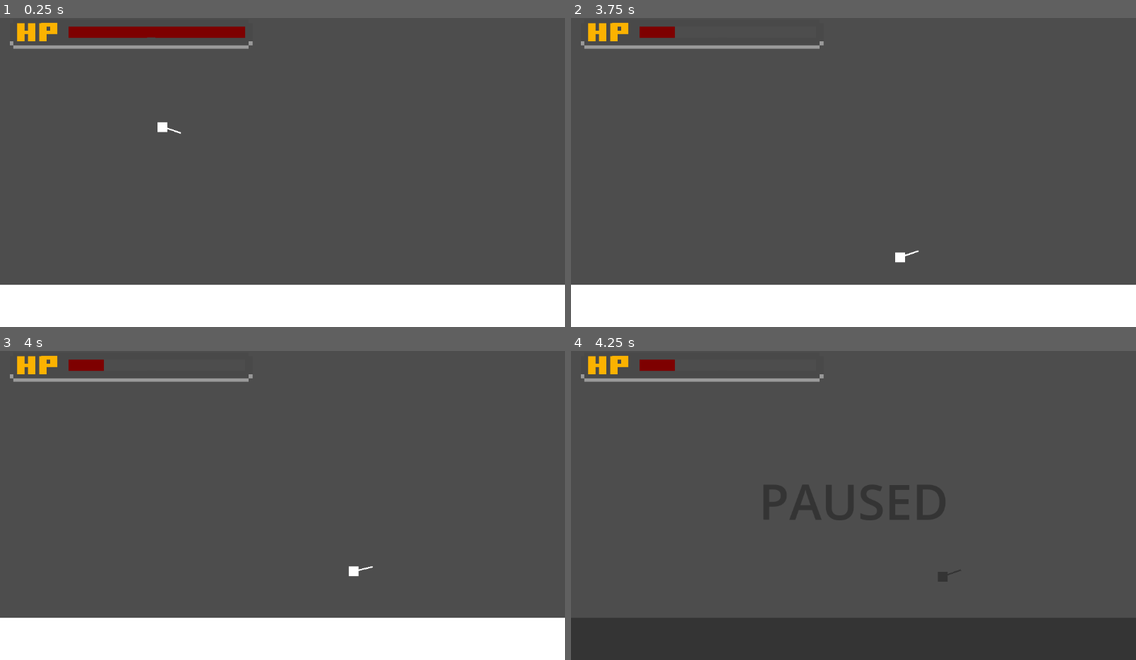
Above: before the commit, frames 1-4 (two rows, left to right).
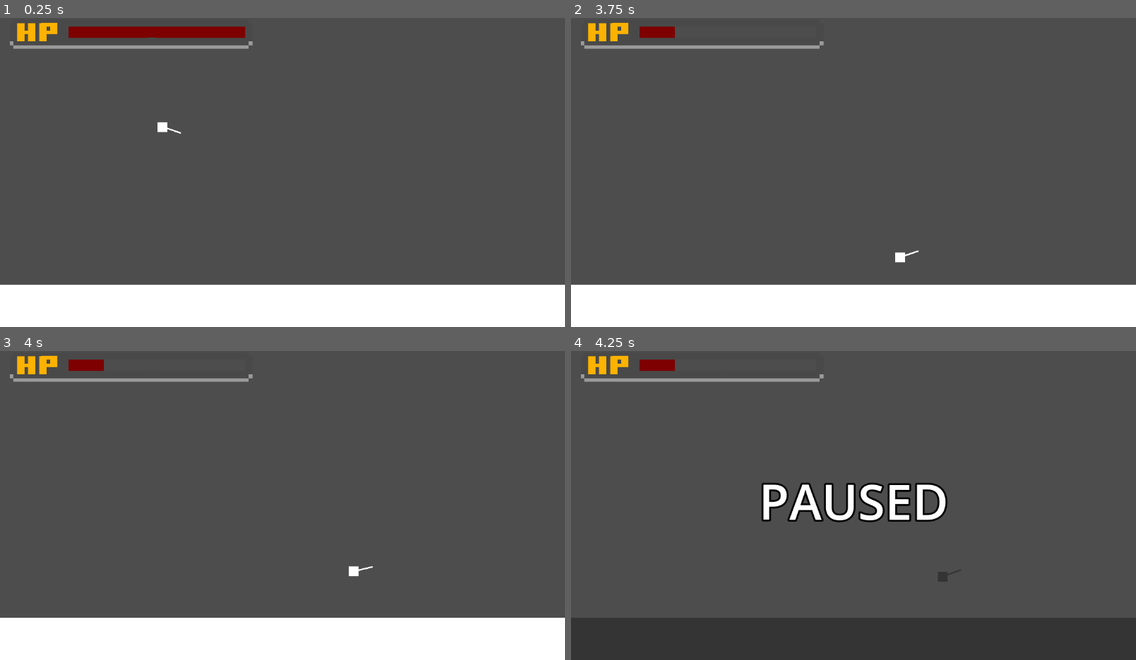
Above: after the commit, the same moments.

Repository: Audxius/Blaze-runner
Game: Godot game, scene res://Scenes/Level1.tscn
The game is run twice, just before and just after one commit, with the same random seed, the same clock (stepped at 60 frames per second) and the same inputs.
Inputs (mouse positions are in pixels of both pictures, inside the frame that each line leads up to):
- Up to frame 1 (0.25 s): no input
- Up to frame 2 (3.75 s): tap Enter (enter) at 0.5, 0.6, 2.75, 3.6 s; move the mouse to (977, 150) at 0.52 s; hold D 0.53-2.03 s; tap Space at 1.25 s; move the mouse to (740, 184) at 1.27 s; click (740, 184) at 1.35 s; move the mouse to (910, 98) at 2.02 s; hold A 2.03-2.78 s; hold G 2.03-2.78 s; move the mouse to (825, 231) at 2.77 s; hold D from 2.78 s (still down); tap H at 2.85 s; move the mouse to (1023, 215) at 3.52 s
- Up to frame 3 (4 s): keep holding D
- Up to frame 4 (4.25 s): keep holding D; tap P (pause) at 4.15 s

Frames 1-3 are identical in both runs. In frame 4, 2.5% of the frame differs, in the area x 33-67%, y 42-56%.

Commit message:
added level select visuals

Diff:
--- a/Scenes/LevelSelectScreen/LevelSelectButton.gd
+++ b/Scenes/LevelSelectScreen/LevelSelectButton.gd
@@ -1,4 +1,4 @@
-extends Button
+extends TextureButton
 
 @export var levelPath: NodePath
 
--- a/Scenes/LevelSelectScreen/LevelSelectButton.tscn
+++ b/Scenes/LevelSelectScreen/LevelSelectButton.tscn
@@ -2,11 +2,9 @@
 
 [ext_resource type="Script" path="res://Scenes/LevelSelectScreen/LevelSelectButton.gd" id="1_q52yh"]
 
-[node name="LevelSelectButton" type="Button"]
-custom_minimum_size = Vector2(100, 100)
-offset_right = 124.0
-offset_bottom = 63.0
-text = "Level"
+[node name="TextureButton" type="TextureButton"]
+offset_right = 40.0
+offset_bottom = 40.0
 script = ExtResource("1_q52yh")
 
 [connection signal="pressed" from="." to="." method="_on_pressed"]
--- a/Scenes/LevelSelectScreen/LevelSelectScene.tscn
+++ b/Scenes/LevelSelectScreen/LevelSelectScene.tscn
@@ -1,6 +1,23 @@
-[gd_scene load_steps=2 format=3 uid="uid://dpo75klo2nn18"]
+[gd_scene load_steps=19 format=3 uid="uid://dpo75klo2nn18"]
 
+[ext_resource type="Texture2D" uid="uid://cacmncrfidhoo" path="res://Scenes/LevelSelectScreen/background_su_tekstu.png" id="1_f64i5"]
 [ext_resource type="PackedScene" uid="uid://ci56xvd5f72us" path="res://Scenes/LevelSelectScreen/LevelSelectButton.tscn" id="1_i7pu7"]
+[ext_resource type="Texture2D" uid="uid://cw4kgg8jtenti" path="res://Scenes/LevelSelectScreen/Buttons/uno.png" id="3_rq74y"]
+[ext_resource type="Texture2D" uid="uid://bt8qmnb55c5cg" path="res://Scenes/LevelSelectScreen/Buttons/unoLight.png" id="4_cevpk"]
+[ext_resource type="Texture2D" uid="uid://dqojko2ofbq5b" path="res://Scenes/LevelSelectScreen/Buttons/unoDark.png" id="5_7ef0f"]
+[ext_resource type="Texture2D" uid="uid://0d2e74qhqqx5" path="res://Scenes/LevelSelectScreen/Buttons/dos.png" id="6_ybq87"]
+[ext_resource type="Texture2D" uid="uid://vs4ylv2uwbes" path="res://Scenes/LevelSelectScreen/Buttons/dosDark.png" id="7_2ret7"]
+[ext_resource type="Texture2D" uid="uid://c2i2gj2y0aolv" path="res://Scenes/LevelSelectScreen/Buttons/dosLight.png" id="7_tlau5"]
+[ext_resource type="AudioStream" uid="uid://d0n72p76mguin" path="res://Scenes/LevelSelectScreen/Level_select_Audio.wav" id="8_dedep"]
+[ext_resource type="Texture2D" uid="uid://c56ggoa2ctms6" path="res://Scenes/LevelSelectScreen/Buttons/tres.png" id="9_xw7ar"]
+[ext_resource type="Texture2D" uid="uid://hhsvg4twuqwg" path="res://Scenes/LevelSelectScreen/Buttons/tresDark.png" id="10_kam5r"]
+[ext_resource type="Texture2D" uid="uid://bq7vidmgn2v5o" path="res://Scenes/LevelSelectScreen/Buttons/quatro.png" id="10_q83dp"]
+[ext_resource type="Texture2D" uid="uid://coe2rtfbmthle" path="res://Scenes/LevelSelectScreen/Buttons/tresLight.png" id="10_son5n"]
+[ext_resource type="Texture2D" uid="uid://um06fbhyecoa" path="res://Scenes/LevelSelectScreen/Buttons/quatroDark.png" id="11_1x20q"]
+[ext_resource type="Texture2D" uid="uid://cfvcq1ewofftc" path="res://Scenes/LevelSelectScreen/Buttons/cinco.png" id="12_4gyvh"]
+[ext_resource type="Texture2D" uid="uid://ca64ly6lvbrfv" path="res://Scenes/LevelSelectScreen/Buttons/cincoDark.png" id="13_dshua"]
+[ext_resource type="Texture2D" uid="uid://cs7jdqq6gf3jo" path="res://Scenes/LevelSelectScreen/Buttons/quatroLight.png" id="13_ltwlh"]
+[ext_resource type="Texture2D" uid="uid://fe34c2gks3k0" path="res://Scenes/LevelSelectScreen/Buttons/cincoLight.png" id="16_4dglv"]
 
 [node name="LevelSelectScene" type="Control"]
 layout_mode = 3
@@ -10,15 +27,14 @@
 grow_horizontal = 2
 grow_vertical = 2
 
-[node name="ColorRect" type="ColorRect" parent="."]
-custom_minimum_size = Vector2(100, 200)
+[node name="TextureRect" type="TextureRect" parent="."]
 layout_mode = 1
 anchors_preset = 15
 anchor_right = 1.0
 anchor_bottom = 1.0
 grow_horizontal = 2
 grow_vertical = 2
-color = Color(0.00793485, 0.284178, 0.188802, 1)
+texture = ExtResource("1_f64i5")
 
 [node name="MarginContainer" type="MarginContainer" parent="."]
 layout_mode = 1
@@ -42,27 +58,46 @@
 theme_override_constants/h_separation = 50
 columns = 5
 
-[node name="LevelSelectButton" parent="MarginContainer/HBoxContainer/GridContainer" instance=ExtResource("1_i7pu7")]
+[node name="LevelSelectButton1" parent="MarginContainer/HBoxContainer/GridContainer" instance=ExtResource("1_i7pu7")]
 layout_mode = 2
-text = "Level 1"
+texture_normal = ExtResource("3_rq74y")
+texture_hover = ExtResource("4_cevpk")
+texture_disabled = ExtResource("5_7ef0f")
 levelPath = NodePath("res://Scenes/Level1.tscn")
 
 [node name="LevelSelectButton2" parent="MarginContainer/HBoxContainer/GridContainer" instance=ExtResource("1_i7pu7")]
 layout_mode = 2
-text = "Level 2"
+disabled = true
+texture_normal = ExtResource("6_ybq87")
+texture_hover = ExtResource("7_tlau5")
+texture_disabled = ExtResource("7_2ret7")
 levelPath = NodePath("res://Scenes/Levels/Level2.tscn")
 
 [node name="LevelSelectButton3" parent="MarginContainer/HBoxContainer/GridContainer" instance=ExtResource("1_i7pu7")]
 layout_mode = 2
-text = "Level 3"
+disabled = true
+texture_normal = ExtResource("9_xw7ar")
+texture_hover = ExtResource("10_son5n")
+texture_disabled = ExtResource("10_kam5r")
 levelPath = NodePath("res://Scenes/Levels/Level3.tscn")
 
 [node name="LevelSelectButton4" parent="MarginContainer/HBoxContainer/GridContainer" instance=ExtResource("1_i7pu7")]
 layout_mode = 2
-text = "Level 4"
+disabled = true
+texture_normal = ExtResource("10_q83dp")
+texture_hover = ExtResource("13_ltwlh")
+texture_disabled = ExtResource("11_1x20q")
 levelPath = NodePath("res://Scenes/Levels/Level4.tscn")
 
 [node name="LevelSelectButton5" parent="MarginContainer/HBoxContainer/GridContainer" instance=ExtResource("1_i7pu7")]
 layout_mode = 2
-text = "Level 5"
+disabled = true
+texture_normal = ExtResource("12_4gyvh")
+texture_hover = ExtResource("16_4dglv")
+texture_disabled = ExtResource("13_dshua")
 levelPath = NodePath("res://Scenes/Levels/Level5.tscn")
+
+[node name="LevelSelectMusic" type="AudioStreamPlayer2D" parent="."]
+stream = ExtResource("8_dedep")
+volume_db = -10.0
+autoplay = true
--- a/Scenes/Levels/Level2.tscn
+++ b/Scenes/Levels/Level2.tscn
@@ -1,6 +1,7 @@
-[gd_scene load_steps=2 format=3 uid="uid://cpenw5jyp0ecj"]
+[gd_scene load_steps=3 format=3 uid="uid://cpenw5jyp0ecj"]
 
 [ext_resource type="PackedScene" uid="uid://ci56xvd5f72us" path="res://Scenes/LevelSelectScreen/LevelSelectButton.tscn" id="1_4s01j"]
+[ext_resource type="Texture2D" uid="uid://cw4kgg8jtenti" path="res://Scenes/LevelSelectScreen/Buttons/uno.png" id="2_hkhga"]
 
 [node name="Level2" type="Node2D"]
 
@@ -12,4 +13,5 @@
 text = "Level2"
 
 [node name="LevelSelectButton" parent="." instance=ExtResource("1_4s01j")]
+texture_normal = ExtResource("2_hkhga")
 levelPath = NodePath("res://Scenes/LevelSelectScreen/LevelSelectScene.tscn")
--- a/Scenes/Levels/Level3.tscn
+++ b/Scenes/Levels/Level3.tscn
@@ -1,6 +1,7 @@
-[gd_scene load_steps=2 format=3 uid="uid://dvh1sco4dfdp0"]
+[gd_scene load_steps=3 format=3 uid="uid://dvh1sco4dfdp0"]
 
 [ext_resource type="PackedScene" uid="uid://ci56xvd5f72us" path="res://Scenes/LevelSelectScreen/LevelSelectButton.tscn" id="1_7vfx0"]
+[ext_resource type="Texture2D" uid="uid://cw4kgg8jtenti" path="res://Scenes/LevelSelectScreen/Buttons/uno.png" id="2_p5fep"]
 
 [node name="Level3" type="Node2D"]
 
@@ -12,4 +13,5 @@
 text = "Level3"
 
 [node name="LevelSelectButton" parent="." instance=ExtResource("1_7vfx0")]
+texture_normal = ExtResource("2_p5fep")
 levelPath = NodePath("res://Scenes/LevelSelectScreen/LevelSelectScene.tscn")
--- a/Scenes/Levels/Level4.tscn
+++ b/Scenes/Levels/Level4.tscn
@@ -1,6 +1,7 @@
-[gd_scene load_steps=2 format=3 uid="uid://bblo1fsa8ksnt"]
+[gd_scene load_steps=3 format=3 uid="uid://bblo1fsa8ksnt"]
 
 [ext_resource type="PackedScene" uid="uid://ci56xvd5f72us" path="res://Scenes/LevelSelectScreen/LevelSelectButton.tscn" id="1_8dx8h"]
+[ext_resource type="Texture2D" uid="uid://cw4kgg8jtenti" path="res://Scenes/LevelSelectScreen/Buttons/uno.png" id="2_ley3s"]
 
 [node name="Level4" type="Node2D"]
 
@@ -12,4 +13,5 @@
 text = "Level4"
 
 [node name="LevelSelectButton" parent="." instance=ExtResource("1_8dx8h")]
+texture_normal = ExtResource("2_ley3s")
 levelPath = NodePath("res://Scenes/LevelSelectScreen/LevelSelectScene.tscn")
--- a/Scenes/Levels/Level5.tscn
+++ b/Scenes/Levels/Level5.tscn
@@ -1,6 +1,7 @@
-[gd_scene load_steps=2 format=3 uid="uid://cknjnvpklaols"]
+[gd_scene load_steps=3 format=3 uid="uid://cknjnvpklaols"]
 
 [ext_resource type="PackedScene" uid="uid://ci56xvd5f72us" path="res://Scenes/LevelSelectScreen/LevelSelectButton.tscn" id="1_vq8rg"]
+[ext_resource type="Texture2D" uid="uid://cw4kgg8jtenti" path="res://Scenes/LevelSelectScreen/Buttons/uno.png" id="2_q3a6r"]
 
 [node name="Level5" type="Node2D"]
 
@@ -12,4 +13,5 @@
 text = "Level5"
 
 [node name="LevelSelectButton" parent="." instance=ExtResource("1_vq8rg")]
+texture_normal = ExtResource("2_q3a6r")
 levelPath = NodePath("res://Scenes/LevelSelectScreen/LevelSelectScene.tscn")
--- a/Scenes/Pause.gd
+++ b/Scenes/Pause.gd
@@ -7,6 +7,7 @@
 func _ready():
 	process_mode = Node.PROCESS_MODE_ALWAYS
 	ui.hide()
+	ui.get_node("CanvasLayer").visible = false
 	get_tree().root.add_child.call_deferred(ui);
 
 func _process(delta):
@@ -14,10 +15,12 @@
 		if not button_pressed:
 			if not treeContainsMenu():
 				ui.show()
+				ui.get_node("CanvasLayer").visible = true
 				get_tree().paused = true
 				button_pressed = true
 		else:
 			ui.hide()
+			ui.get_node("CanvasLayer").visible = false
 			get_tree().paused = false
 			button_pressed = false
 
--- a/Scenes/pause_ui.tscn
+++ b/Scenes/pause_ui.tscn
@@ -1,6 +1,14 @@
-[gd_scene format=3 uid="uid://cw1xl73mc64dq"]
+[gd_scene load_steps=2 format=3 uid="uid://cw1xl73mc64dq"]
+
+[sub_resource type="LabelSettings" id="LabelSettings_qsviw"]
+font_size = 100
+outline_size = 15
+outline_color = Color(0, 0, 0, 1)
+shadow_size = 0
+shadow_color = Color(0.388235, 0.364706, 0.223529, 0)
 
 [node name="PauseUi" type="Control"]
+z_as_relative = false
 layout_mode = 3
 anchors_preset = 15
 anchor_right = 1.0
@@ -11,8 +19,9 @@
 [node name="CanvasModulate" type="CanvasModulate" parent="."]
 color = Color(0.203922, 0.203922, 0.203922, 1)
 
-[node name="Label" type="Label" parent="."]
-layout_mode = 1
+[node name="CanvasLayer" type="CanvasLayer" parent="."]
+
+[node name="Label" type="Label" parent="CanvasLayer"]
 anchors_preset = 15
 anchor_right = 1.0
 anchor_bottom = 1.0
@@ -20,5 +29,6 @@
 grow_vertical = 2
 theme_override_font_sizes/font_size = 100
 text = "PAUSED"
+label_settings = SubResource("LabelSettings_qsviw")
 horizontal_alignment = 1
 vertical_alignment = 1
Binary file added: Scenes/LevelSelectScreen/Buttons/cinco.png
Not shown, added: Scenes/LevelSelectScreen/Buttons/cinco.png.import
Binary file added: Scenes/LevelSelectScreen/Buttons/cincoDark.png
Not shown, added: Scenes/LevelSelectScreen/Buttons/cincoDark.png.import
Binary file added: Scenes/LevelSelectScreen/Buttons/cincoLight.png
Not shown, added: Scenes/LevelSelectScreen/Buttons/cincoLight.png.import
Binary file added: Scenes/LevelSelectScreen/Buttons/dos.png
Not shown, added: Scenes/LevelSelectScreen/Buttons/dos.png.import
Binary file added: Scenes/LevelSelectScreen/Buttons/dosDark.png
Not shown, added: Scenes/LevelSelectScreen/Buttons/dosDark.png.import
Binary file added: Scenes/LevelSelectScreen/Buttons/dosLight.png
Not shown, added: Scenes/LevelSelectScreen/Buttons/dosLight.png.import
(and 27 more such lines)
